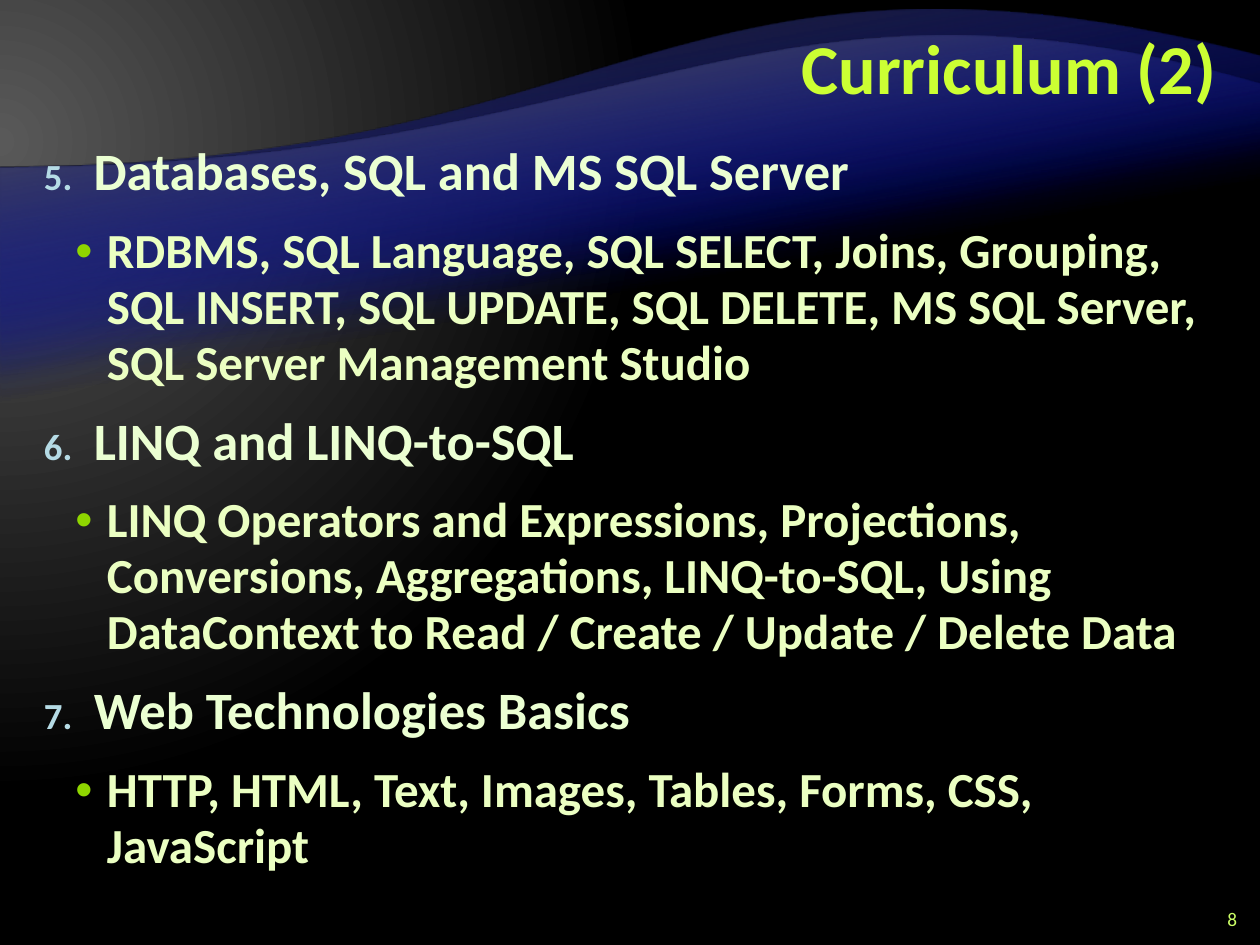
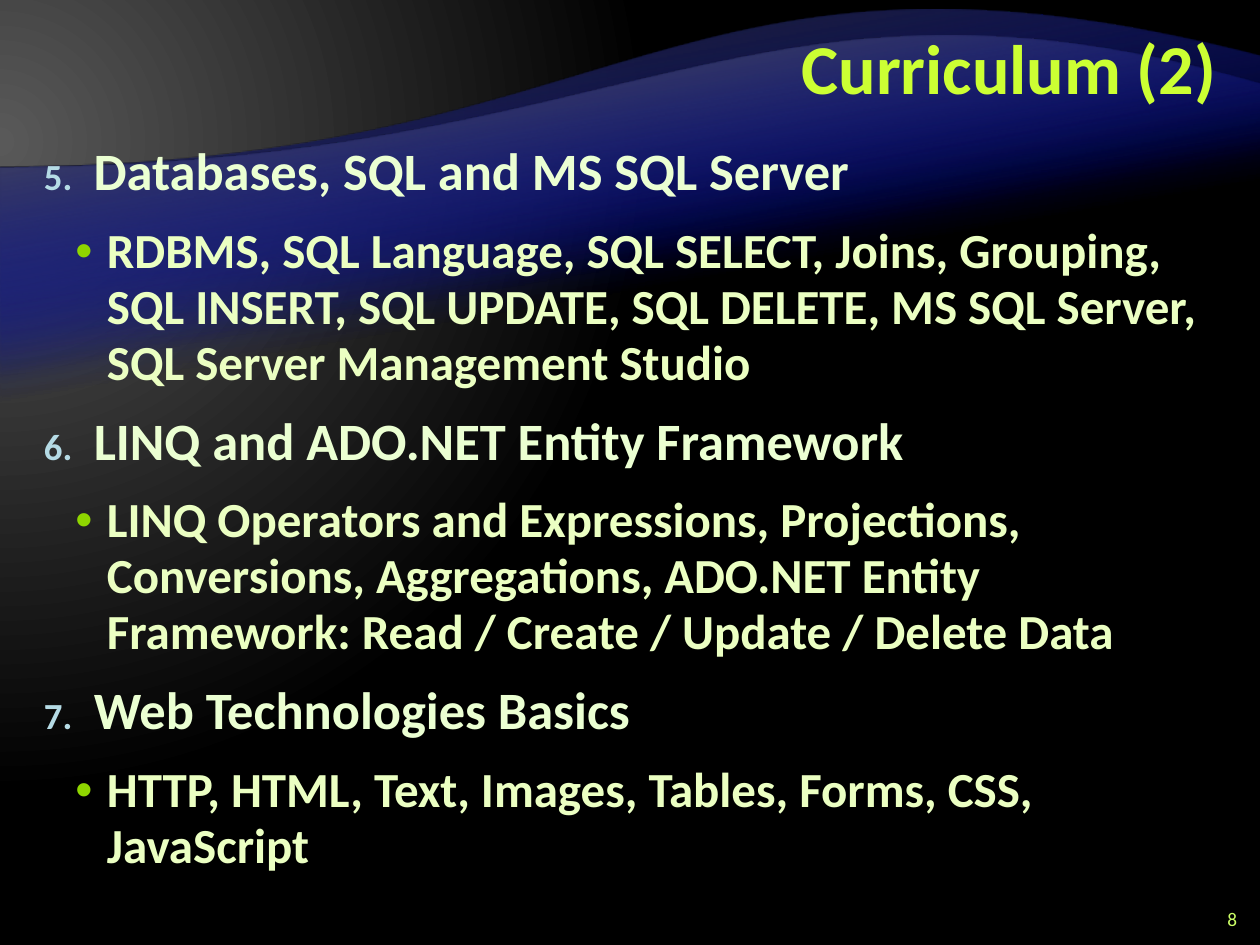
Before and after one commit to Graveheart/aspnetcourse, a slide deck: slide 8 of 2010/lectures/0. Course Introduction.pptx. Drawn at 1260x945 pixels with LibreOffice and Linux fonts; fonts in the diff are those of the drawing; background and template pictures are left out. Boxes give left, top, right and bottom in pixels: in the first picture for what was removed or moved away, otherwise in the second. Text is boxed around its words. In the diff, an @@ line names an element or a change of style, - is before the commit and + after.

Commit message:
small fixes

```diff
--- a/2010/lectures/0. Course Introduction.pptx
+++ b/2010/lectures/0. Course Introduction.pptx
@@ text at box(94, 423, 1113, 657): text changed @@
-6. LINQ and LINQ-to-SQL
-  • LINQ Operators and Expressions, Projections, Conversions, Aggregations, LINQ-to-SQL, Using DataContext to Read / Create / Update / Delete Data
+6. LINQ and ADO.NET Entity Framework
+  • LINQ Operators and Expressions, Projections, Conversions, Aggregations, ADO.NET Entity Framework: Read / Create / Update / Delete Data
```
Also in this commit, not shown: 3 other slides changed.
